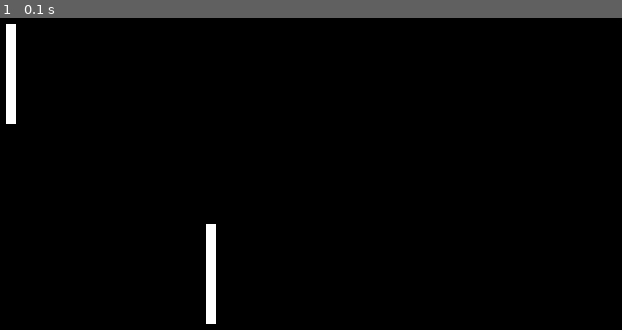
Above: before the commit, frame 1.
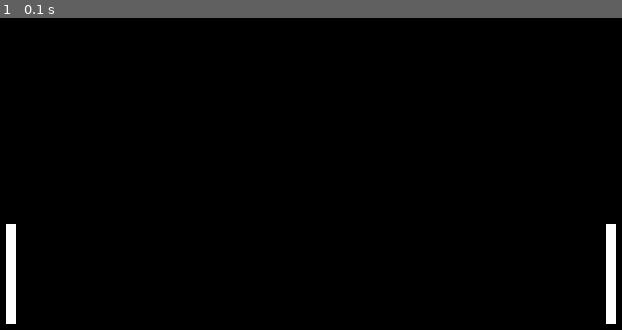
Above: after the commit, the same moment.

Repository: M1KEEEE/pong
Game: pygame game, started from main.py
The game is run twice, just before and just after one commit, with the same random seed, the same clock (stepped at 60 frames per second) and the same inputs.
Inputs:
- Up to frame 1 (0.1 s): no input

The runs differ from the first frame. In frame 1, 2.1% of the frame differs, in the area x 0-100%, y 1-99%.

Commit message:
Add files via upload

Diff:
--- a/main.py
+++ b/main.py
@@ -1,16 +1,17 @@
 import pygame
 from player import Player
 
+
+# настройки экрана
 WIDTH = 800
 HEIGHT = 600
-
 pygame.init()
 screen = pygame.display.set_mode((WIDTH, HEIGHT))
 pygame.display.set_caption("Моя игра")
 
-all_sprites = pygame.sprite.Group()
-player = Player(screen, centerx=300, centery=300)
-opponent = Player(screen)
+# настройки игроков
+player = Player(screen, centerx=100)
+opponent = Player(screen, centerx=700, is_auto=True)
 clock = pygame.time.Clock()
 
 while True:
@@ -22,8 +23,11 @@
 
 	keys = pygame.key.get_pressed()
 
+# вызов функций
 	player.draw()
+	player.control(keys)
 	opponent.draw()
+	opponent.control(keys)
 	pygame.display.flip()
 	clock.tick(60)
 
--- a/player.py
+++ b/player.py
@@ -1,6 +1,7 @@
 import pygame
 
 class Player(pygame.sprite.Sprite):
+# дефолтные настройки игрока
 	def __init__(
 		self,
 		screen,
@@ -8,16 +9,31 @@
 		height=100,
 		color=(255, 255, 255),
 		centerx=100,
-		centery=100,
-		velocity=10
+		velocity=10,
+		is_auto=False,
+		key_up=pygame.K_UP,
+		key_down=pygame.K_DOWN
 	):
+# настройки игрока
 		self.screen = screen
 		self.screen_rect = screen.get_rect()
 		self.image = pygame.Surface((width, height))
 		self.image.fill((color))
 		self.rect = self.image.get_rect()
 		self.rect.centerx = centerx
-		self.rect.centery = centery
+		self.rect.centery = self.screen_rect.centery
+		self.is_auto = is_auto
+		self.key_down = key_down
+		self.key_up = key_up
 
+# рисование игрока
 	def draw(self):
 		self.screen.blit(self.image, self.rect)
+
+# управление
+	def control(self, keys):
+		if self.is_auto:
+			pass
+		else:
+			if keys[self.key_up]:
+				print("вверх")
